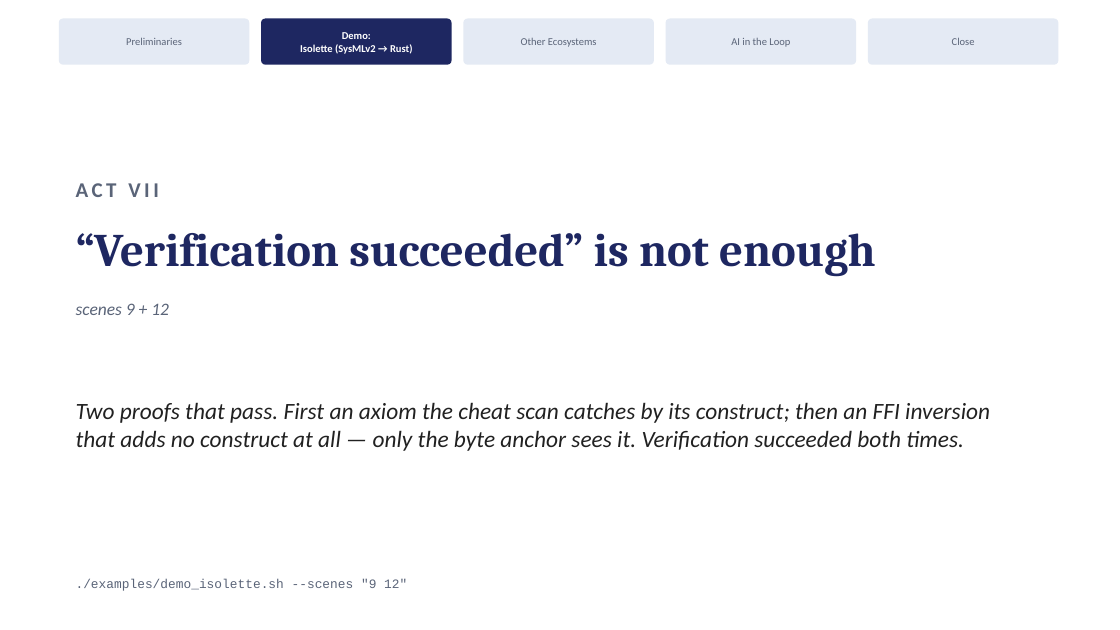
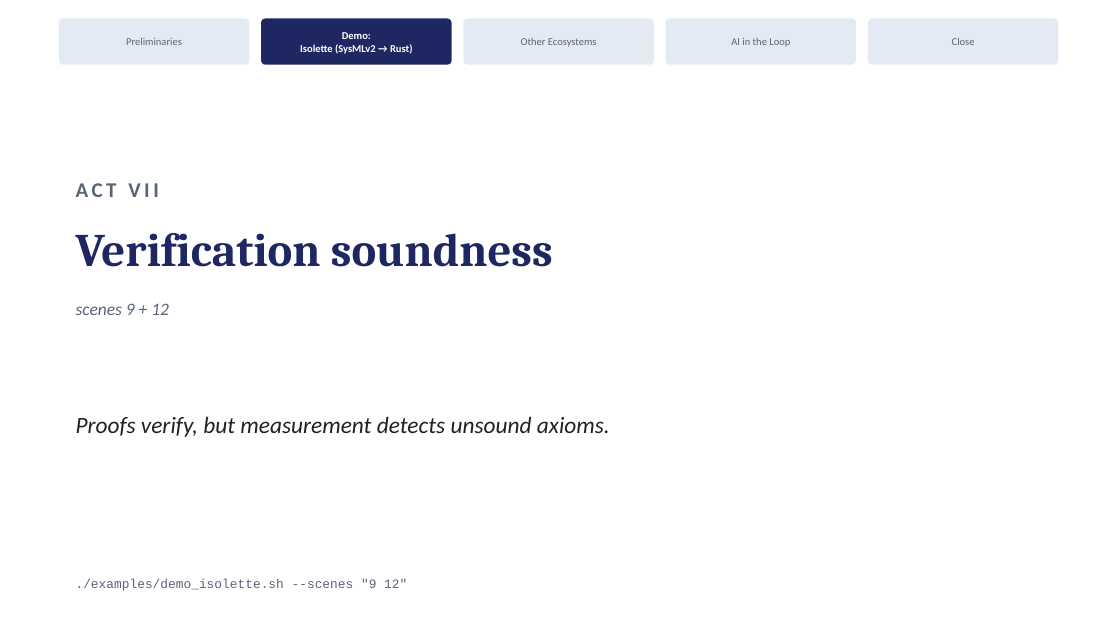
Before and after one commit to ku-sldg/pybb, a slide deck: slide 15 of docs/video_slides_draft.pptx. Drawn at 1120x630 pixels with LibreOffice and Linux fonts; fonts in the diff are those of the drawing. Boxes give left, top, right and bottom in pixels: in the first picture for what was removed or moved away, otherwise in the second. Text is boxed around its words. In the diff, an @@ line names an element or a change of style, - is before the commit and + after.

```diff
--- a/docs/video_slides_draft.pptx
+++ b/docs/video_slides_draft.pptx
@@ text at box(76, 233, 553, 267): text changed @@
-“Verification succeeded” is not enough
+Verification soundness
@@ text at box(76, 416, 610, 437): text changed @@
-Two proofs that pass. First an axiom the cheat scan catches by its construct; then an FFI inversion that adds no construct at all — only the byte anchor sees it. Verification succeeded both times.
+Proofs verify, but measurement detects unsound axioms.
```
Also in this commit, not shown: 1 other slide changed, 3 other files.
